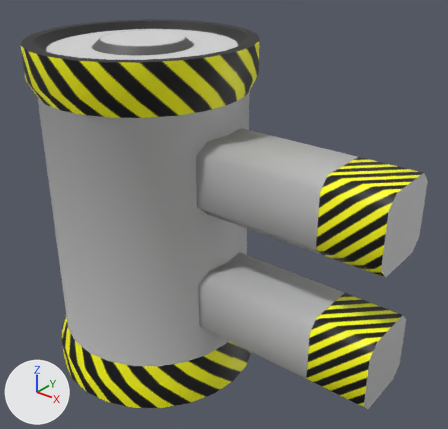
Renders of the FBX model Assets/radial-adapter2.fbx from each side of a commit.
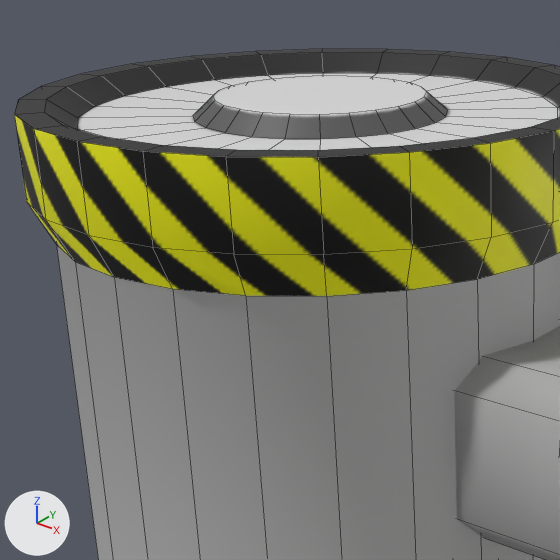
Each version appears first whole from a camera (50 mm lens) standing at (0.0246, -0.0238, 0.0159) and looking at (0.005, 0.0007, 0.0008), and next in a close-up on the part from 3% to 53% of the width and 0% to 52% of the height. The lights are fixed; the arrows at lower left show +X, +Y and +Z. The close-ups show mesh edges as thin lines. Objects named as collision shapes, trigger or cutter boxes, shadow casters or lower levels of detail are left out. Where no turn or scale is listed for an object, it has been applied to the vertices.

The first close-up shows 'fixing-bar', 'radial-adapter-s1-2-mk2'.
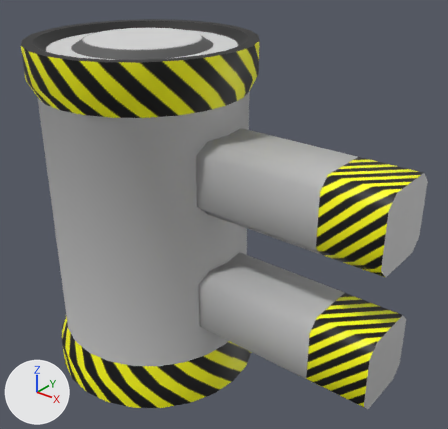
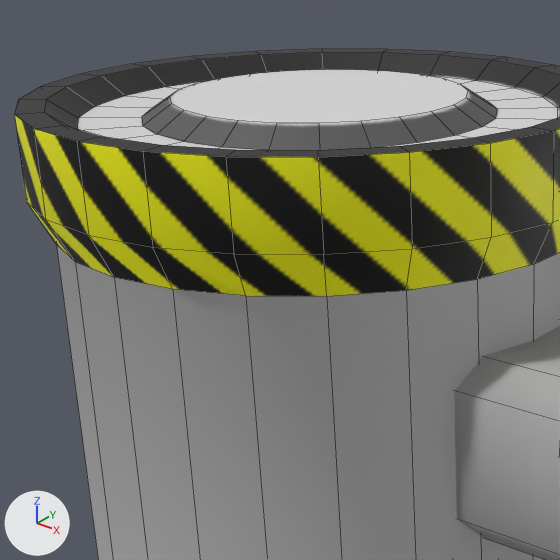
Edits to the bpy script that builds the scene:
```text
Change me_radial_adapter_s1_2_mk2:
    where me_radial_adapter_s1_2_mk2.from_pydata(...)  # 336 vertices, 314 faces; spans x -0.62..0.62, y -0.62..0.62, z -1.0..1.0
    used by ob_radial_adapter_s1_2_mk2; location = (0.0, 0.0, 0.0); rotation_euler = (0.0, 0.0, 3.142), in degrees (0, 0, 180); scale = (0.01, 0.01, 0.01)
    me_radial_adapter_s1_2_mk2 part 1: all 48 vertices in x -0.27..0.27, y -0.27..0.27, z 0.96..1.0 are scaled about their middle by (1.4, 1.4, 1)
```

Location of each change, [x1, y1, x2, y2] in pixels of the close-ups (560 x 560 px; the box of a moved part takes in the faces that stretch with it):
part 1 of me_radial_adapter_s1_2_mk2, moved or reshaped: before [77, 73, 558, 150]; after [77, 69, 558, 150]
